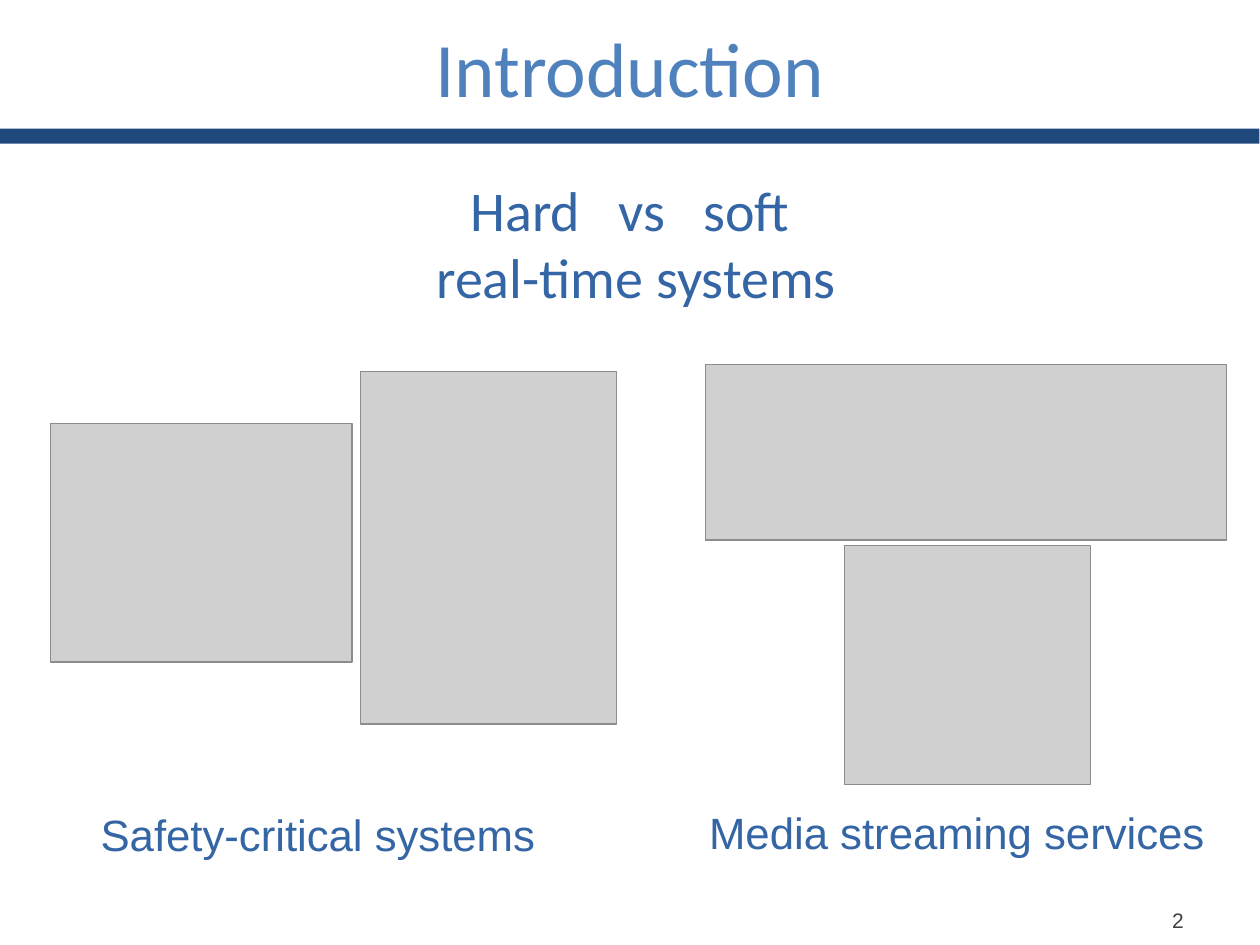
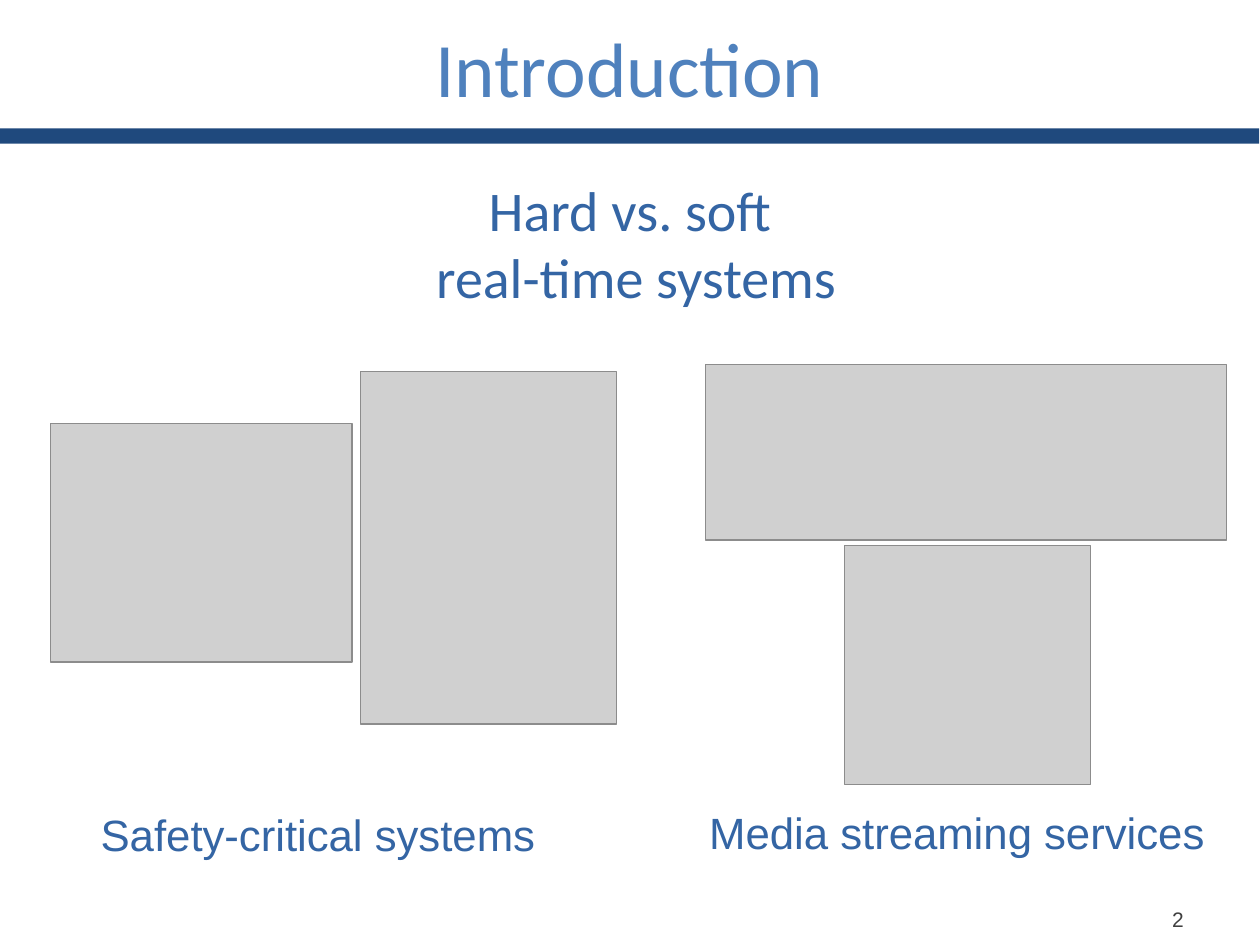
Before and after one commit to GianlucaBortoli/bachelorThesis, a slide deck: slide 3 of slides/slides.pptx. Drawn at 1260x945 pixels with LibreOffice and Linux fonts; fonts in the diff are those of the drawing; grey boxes stand for pictures. Boxes give left, top, right and bottom in pixels: in the first picture for what was removed or moved away, otherwise in the second. Text is boxed around its words. In the diff, an @@ line names an element or a change of style, - is before the commit and + after.

```diff
--- a/slides/slides.pptx
+++ b/slides/slides.pptx
@@ text at <box>489,192,771,232</box>: text changed @@
-Hard vs soft
+Hard vs. soft
```
Also in this commit, not shown: 6 other slides changed, 8 other files.
